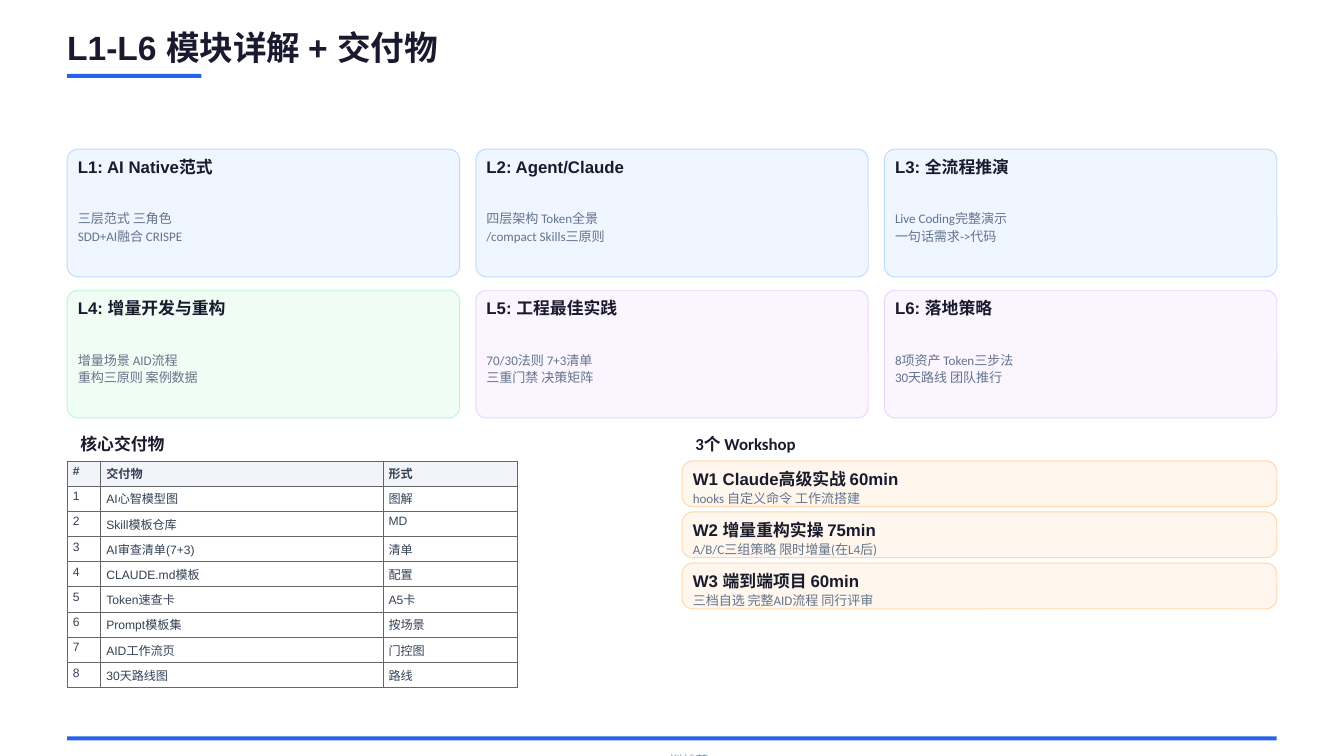
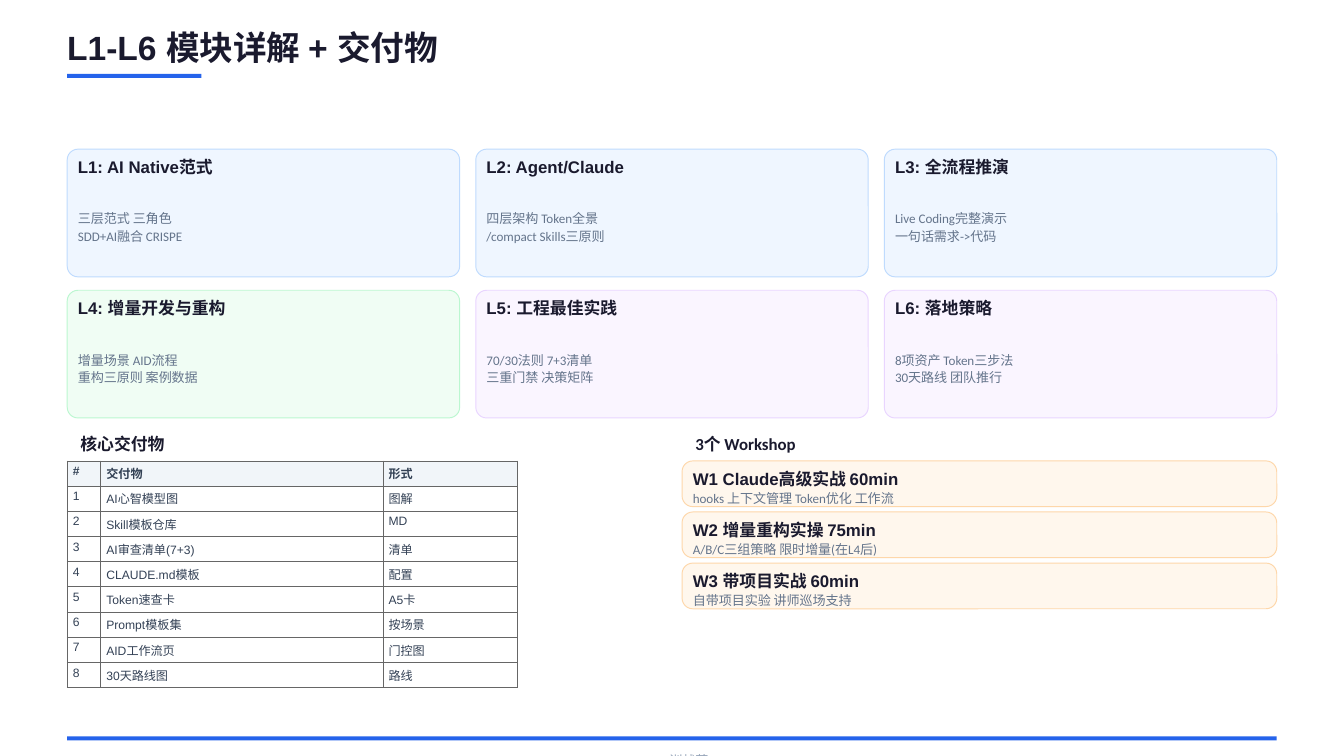
Before and after one commit to JungleTestLabs/ai-coding-training, a slide deck: slide 5 of docs/AI-Native-训战营-介绍与日程.pptx. Drawn at 1344x756 pixels with LibreOffice and Linux fonts; fonts in the diff are those of the drawing. Boxes give left, top, right and bottom in pixels: in the first picture for what was removed or moved away, otherwise in the second. Text is boxed around its words. In the diff, an @@ line names an element or a change of style, - is before the commit and + after.

Commit message:
docs: W1细化(hooks/上下文/Token), 17:00改为疑问总结, W3改为带项目实战

```diff
--- a/docs/AI-Native-训战营-介绍与日程.pptx
+++ b/docs/AI-Native-训战营-介绍与日程.pptx
@@ text at box(693, 492, 894, 507): text changed @@
-hooks 自定义命令 工作流搭建
+hooks 上下文管理 Token优化 工作流
@@ text at box(693, 572, 860, 589): text changed @@
-W3 端到端项目 60min
+W3 带项目实战 60min
@@ text at box(693, 594, 852, 609): text changed @@
-三档自选 完整AID流程 同行评审
+自带项目实验 讲师巡场支持
```
Also in this commit, not shown: 2 other slides changed, 2 other files.
